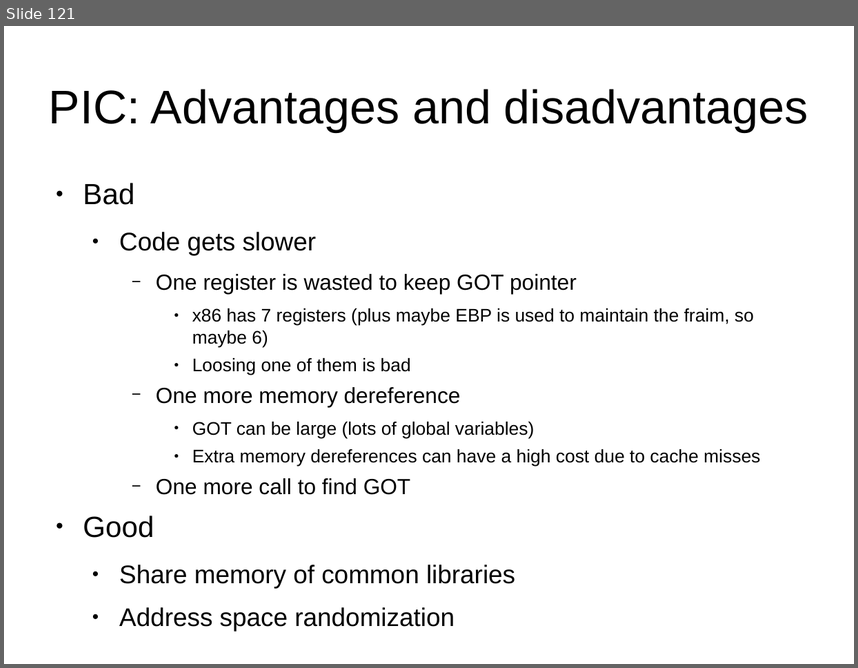
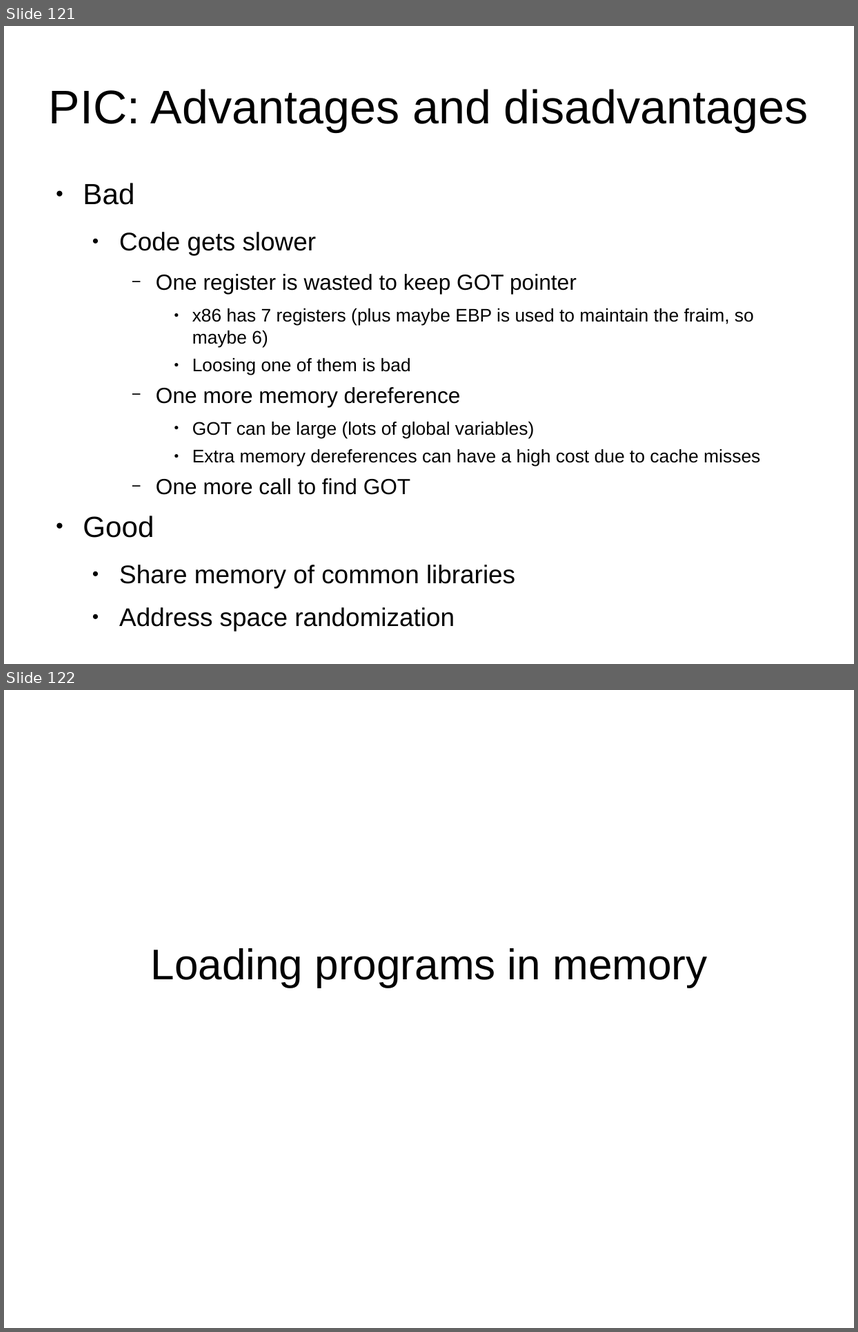
Before and after one commit to antonburtsev/cs5460, a slide deck: lectures/lecture04-linking-and-loading/lecture04-linking-and-loading.odp. Shown one above the other, each under a label of ours: slide 121 before the commit, slides 121 and 122 after it. The pictures are 858x668 and 858x1332 pixels, drawn with LibreOffice and Linux fonts; fonts in the diff are those of the drawing. Boxes give left, top, right and bottom in pixels: in the first picture for what was removed or moved away, otherwise in the second. Text is boxed around its words. In the diff, an @@ line names an element or a change of style, - is before the commit and + after.

```diff
--- a/lectures/lecture04-linking-and-loading/lecture04-linking-and-loading.odp
+++ b/lectures/lecture04-linking-and-loading/lecture04-linking-and-loading.odp
@@ slide 122 added at bbox=[4, 690, 854, 1328], background #FFFFFF @@
@@ subtitle added at bbox=[151, 948, 707, 987], 40 pt, text #000000 @@
+Loading programs in memory
```
Also in this commit, not shown: 1 slide removed, 2 other files.
